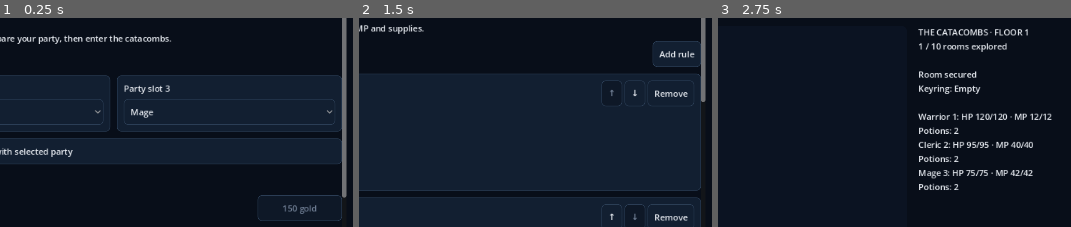
Above: before the commit, frames 1-3 (left to right).
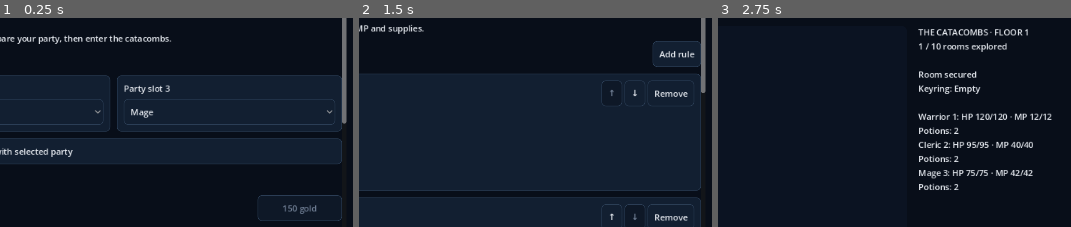
Above: after the commit, the same moments.

Repository: pjc8513-hub/the-crawl
Game: Godot game, scene res://scenes/main.tscn
Same seed, same stepped clock (60 frames per second), same inputs: the game is played once before the commit and once after it.
Inputs:
- Up to frame 1 (0.25 s): no input
- Up to frame 2 (1.5 s): click "Begin expedition with selecte…" at 0.5 s; click "Party tactics" at 1.25 s
- Up to frame 3 (2.75 s): click "Back to dungeon" at 2 s
The pictures show only the part of the screen within x 50-100%, y 21-71%; the shares and areas given below are measured in that part.

The runs differ from the first frame. In frame 1, 0.5% of the frame differs, in the area x 96-99%, y 49-87%; in frame 2, less than 0.1%; in frame 3, nothing differs.

Commit message:
mage skills

Diff:
--- a/resources/CombatSkill.gd
+++ b/resources/CombatSkill.gd
@@ -3,16 +3,17 @@
 
 @export var id: String = "attack"
 @export var display_name: String = "Attack"
-@export_enum("attack", "group_damage", "cleave", "heal", "potion", "defend") var kind: String = "attack"
+@export_enum("attack", "group_damage", "group_status", "group_flee", "cleave", "heal", "potion", "defend") var kind: String = "attack"
 @export_enum("melee", "ranged") var reach: String = "melee"
-@export_enum("physical", "fire", "spirit") var element: String = "physical"
+@export_enum("physical", "fire", "spirit", "air", "water", "earth") var element: String = "physical"
 @export var power: int = 0
 @export var variance: int = 0
 @export var mp_cost: int = 0
 @export var status_id: String = ""
 @export var status_turns: int = 0
 @export var status_potency: int = 0
+@export var status_chance: int = 100
 
 
 func is_valid() -> bool:
-	return id != "" and kind in ["attack", "group_damage", "cleave", "heal", "potion", "defend"] and reach in ["melee", "ranged"] and element in ["physical", "fire", "spirit"] and power >= 0 and variance >= 0 and mp_cost >= 0 and status_turns >= 0 and status_potency >= 0 and status_id in ["", "poison", "stun"]
+	return id != "" and kind in ["attack", "group_damage", "group_status", "group_flee", "cleave", "heal", "potion", "defend"] and reach in ["melee", "ranged"] and element in ["physical", "fire", "spirit", "air", "water", "earth"] and power >= 0 and variance >= 0 and mp_cost >= 0 and status_turns >= 0 and status_potency >= 0 and status_chance >= 0 and status_chance <= 100 and status_id in ["", "poison", "stun", "sleep", "frozen", "burn"]
--- a/resources/ItemDefinition.gd
+++ b/resources/ItemDefinition.gd
@@ -11,14 +11,16 @@
 @export var max_hp: int = 0
 @export var max_mp: int = 0
 @export var initiative: int = 0
+@export var status_chance_bonus: int = 0
+@export var freeze_thaw_penalty: int = 0
 
 
 func bonuses() -> Dictionary:
-	return {"attack": attack, "magic": magic, "armor": armor, "max_hp": max_hp, "max_mp": max_mp, "initiative": initiative}
+	return {"attack": attack, "magic": magic, "armor": armor, "max_hp": max_hp, "max_mp": max_mp, "initiative": initiative, "status_chance_bonus": status_chance_bonus, "freeze_thaw_penalty": freeze_thaw_penalty}
 
 
 func summary() -> String:
-	var labels := {"attack": "Attack", "magic": "Magic", "armor": "Armor", "max_hp": "Max HP", "max_mp": "Max MP", "initiative": "Initiative"}
+	var labels := {"attack": "Attack", "magic": "Magic", "armor": "Armor", "max_hp": "Max HP", "max_mp": "Max MP", "initiative": "Initiative", "status_chance_bonus": "Status chance", "freeze_thaw_penalty": "Freeze hold"}
 	var lines: Array[String] = []
 	for stat in bonuses():
 		var value: int = bonuses()[stat]
--- a/resources/ProgressionDefinition.gd
+++ b/resources/ProgressionDefinition.gd
@@ -10,7 +10,12 @@
 	"cleave": {"class": "warrior", "cost": 120},
 	"poison_strike": {"class": "rogue", "cost": 100},
 	"stun_strike": {"class": "rogue", "cost": 160}
+	,"freezing_wind": {"class": "mage", "cost": 120}
+	,"charming_potion": {"class": "mage", "cost": 140}
+	,"earthquake": {"class": "mage", "cost": 160}
+	,"combust": {"class": "mage", "cost": 200}
+	,"chain_lightning": {"class": "mage", "cost": 240}
 }
-@export var rank_costs: Dictionary = {"attack": 60, "heal": 80, "fireball": 100, "cleave": 100, "poison_strike": 80, "stun_strike": 100}
+@export var rank_costs: Dictionary = {"attack": 60, "heal": 80, "fireball": 100, "cleave": 100, "poison_strike": 80, "stun_strike": 100, "sleep": 100, "freezing_wind": 120, "charming_potion": 140, "earthquake": 160, "combust": 200, "chain_lightning": 240}
 @export var maximum_skill_rank: int = 3
-@export var power_per_rank: Dictionary = {"attack": 2, "heal": 4, "fireball": 3, "cleave": 3, "poison_strike": 2, "stun_strike": 2}
+@export var power_per_rank: Dictionary = {"attack": 2, "heal": 4, "fireball": 3, "cleave": 3, "poison_strike": 2, "stun_strike": 2, "sleep": 0, "freezing_wind": 2, "charming_potion": 0, "earthquake": 3, "combust": 5, "chain_lightning": 4}
--- a/scripts/ui/combat_panel.gd
+++ b/scripts/ui/combat_panel.gd
@@ -187,6 +187,7 @@
 		"damage": return "  %s takes %d damage (%d HP)." % [target, event.amount, event.hp]
 		"heal": return "  %s recovers %d HP." % [target, event.amount]
 		"defeat": return "  %s falls." % target
+		"flee": return "  %s flees." % target
 		"status": return "  %s: %s for %d turns." % [target, event.status, event.turns]
 		"skip": return "%s skips a turn: %s." % [source, event.reason]
 		"status_expired": return "%s: %s expires." % [target, event.status]
--- a/scripts/ui/hub_panel.gd
+++ b/scripts/ui/hub_panel.gd
@@ -78,7 +78,10 @@
 		var owner: String = controller.economy.skill_unlocks[skill_id]["class"]
 		_row("Unlock %s · %s" % [skills[skill_id].display_name, owner.capitalize()], "skill", skill_id)
 	for skill_id in controller.economy.rank_costs:
-		_row("%s · rank %d / %d · +%d power per rank" % [skills[skill_id].display_name, int(profile.ranks.get(skill_id, 0)), controller.economy.maximum_skill_rank, controller.economy.power_per_rank[skill_id]], "rank", skill_id)
+		var rank_effect: String = "+10% effect chance per rank" if skill_id in ["sleep", "freezing_wind", "charming_potion", "earthquake"] else "+%d power per rank" % controller.economy.power_per_rank[skill_id]
+		if skill_id in ["freezing_wind", "earthquake"]:
+			rank_effect += ", +%d power" % controller.economy.power_per_rank[skill_id]
+		_row("%s · rank %d / %d · %s" % [skills[skill_id].display_name, int(profile.ranks.get(skill_id, 0)), controller.economy.maximum_skill_rank, rank_effect], "rank", skill_id)
 
 
 func _row(label_text: String, kind: String, id: String) -> void:
--- a/scripts/ui/reward_panel.gd
+++ b/scripts/ui/reward_panel.gd
@@ -97,7 +97,7 @@
 	var recipient_id: String = recipient.get_selected_metadata()
 	var discard_id: String = discard.get_selected_metadata()
 	var actor := flow.actor_by_id(recipient_id)
-	var labels := {"attack": "Attack", "magic": "Magic", "armor": "Armor", "max_hp": "Max HP", "max_mp": "Max MP", "initiative": "Initiative"}
+	var labels := {"attack": "Attack", "magic": "Magic", "armor": "Armor", "max_hp": "Max HP", "max_mp": "Max MP", "initiative": "Initiative", "status_chance_bonus": "Status chance", "freeze_thaw_penalty": "Freeze hold"}
 	for index in range(buttons.size()):
 		var item: CrawlItemDefinition = flow.pending_offer.items[index]
 		var text := "Store in the backpack. Equip or transfer gear at camp."
--- a/systems/combat/combat_content.gd
+++ b/systems/combat/combat_content.gd
@@ -27,6 +27,12 @@
 		["cleave", "Cleave", "cleave", "melee", "physical", 8, 3],
 		["poison_strike", "Poison strike", "attack", "melee", "physical", 0, 2],
 		["stun_strike", "Stunning strike", "attack", "melee", "physical", 0, 3]
+		,["sleep", "Sleep", "group_status", "ranged", "air", 0, 5]
+		,["freezing_wind", "Freezing Wind", "group_damage", "ranged", "air", 4, 7]
+		,["charming_potion", "Charming Potion", "group_flee", "ranged", "water", 0, 9]
+		,["earthquake", "Earthquake", "group_damage", "ranged", "earth", 9, 10]
+		,["combust", "Combust", "attack", "ranged", "fire", 24, 12]
+		,["chain_lightning", "Chain Lightning", "group_damage", "ranged", "air", 18, 18]
 	]:
 		var skill := CrawlCombatSkill.new()
 		skill.id = spec[0]
@@ -43,6 +49,25 @@
 		if skill.id == "stun_strike":
 			skill.status_id = "stun"
 			skill.status_turns = 1
+		match skill.id:
+			"sleep":
+				skill.status_id = "sleep"
+				skill.status_turns = 100
+				skill.status_chance = 45
+			"freezing_wind":
+				skill.status_id = "frozen"
+				skill.status_turns = 100
+				skill.status_chance = 35
+			"earthquake":
+				skill.status_id = "stun"
+				skill.status_turns = 1
+				skill.status_chance = 30
+			"charming_potion":
+				skill.status_chance = 35
+			"combust":
+				skill.status_id = "burn"
+				skill.status_turns = 3
+				skill.status_potency = 4
 		result[skill.id] = skill
 	return result
 
@@ -69,6 +94,8 @@
 			definition.skill_ids.append("heal")
 			definition.tactics.append(rule("heal", "lowest_ally_hp_percent", 40, "heal", "lowest_hp_percent"))
 		if definition.id == "mage":
+			definition.skill_ids.append("sleep")
+			definition.tactics.append(rule("sleep", "enemy_group_count", 3, "sleep", "highest_count"))
 			definition.skill_ids.append("fireball")
 			var aoe := rule("fireball", "self_mp_percent", 35, "fireball", "highest_count")
 			aoe.min_group_count = 4
--- a/systems/combat/combat_engine.gd
+++ b/systems/combat/combat_engine.gd
@@ -77,7 +77,7 @@
 	var gold := 0
 	for group in groups:
 		for unit in group.units:
-			if not unit.alive() and unit.enemy_data != null:
+			if unit.hp <= 0 and not unit.fled and unit.enemy_data != null:
 				gold += maxi(0, unit.enemy_data.gold)
 	return gold
 
@@ -102,11 +102,16 @@
 	var stunned := false
 	for status_id in actor.statuses.keys():
 		var status: Dictionary = actor.statuses[status_id]
-		if status_id == "poison":
-			_damage(actor, maxi(0, int(status.potency)), "status:poison", "poison")
-		elif status_id == "stun":
+		if status_id in ["poison", "burn"]:
+			_damage(actor, maxi(0, int(status.potency)), "status:poison", status_id)
+		elif status_id in ["stun", "sleep", "frozen"]:
 			stunned = true
-		status.turns -= 1
+		if status_id == "frozen" and rng.randf() < float(maxi(0, 50 - int(status.potency))) / 100.0:
+			actor.statuses.erase(status_id)
+			_emit("status_expired", {"target": actor.id, "status": status_id})
+			continue
+		if status_id not in ["sleep", "frozen"]:
+			status.turns -= 1
 		if status.turns <= 0:
 			actor.statuses.erase(status_id)
 			_emit("status_expired", {"target": actor.id, "status": status_id})
@@ -136,7 +141,7 @@
 		if healing:
 			if target.hp < target.max_hp:
 				result.append(target)
-		elif skill.reach == "ranged" or ROWS[target.row] == nearest:
+		elif (skill.reach == "ranged" or ROWS[target.row] == nearest) and not (skill.id == "sleep" and target.statuses.has("sleep")):
 			result.append(target)
 	return result
 
@@ -276,7 +281,7 @@
 		_emit("heal", {"actor": actor.id, "target": target.id, "amount": healed, "hp": target.hp})
 	else:
 		var targets: Array[CrawlCombatant] = [target]
-		if skill.kind in ["group_damage", "cleave"]:
+		if skill.kind in ["group_damage", "group_status", "group_flee", "cleave"]:
 			targets.clear()
 			targets.append(target)
 			for unit in actors:
@@ -284,13 +289,18 @@
 					targets.append(unit)
 		var cleave_remaining := _power(actor, skill) if skill.kind == "cleave" else 0
 		for unit in targets:
+			if skill.kind == "group_flee":
+				if unit.enemy_data != null and unit.enemy_data.can_flee and not _resists(unit, skill.element) and rng.randi_range(1, 100) <= mini(100, int(unit.enemy_data.flee_chance * 100.0) + skill.status_chance + actor.status_chance_bonus):
+					unit.fled = true
+					_emit("flee", {"actor": actor.id, "target": unit.id})
+				continue
 			var raw := cleave_remaining if skill.kind == "cleave" else _power(actor, skill)
 			var damage := _mitigated(unit, skill, raw)
-			var dealt := _damage(unit, damage, actor.id, skill.id)
+			var dealt := _damage(unit, damage, actor.id, skill.id) if skill.kind != "group_status" else 0
 			if skill.kind == "cleave":
 				cleave_remaining = maxi(0, damage - dealt)
-			if unit.alive() and skill.status_id != "" and skill.status_turns > 0:
-				unit.statuses[skill.status_id] = {"turns": skill.status_turns, "potency": skill.status_potency}
+			if unit.alive() and skill.status_id != "" and skill.status_turns > 0 and not (skill.status_id == "sleep" and unit.statuses.has("sleep")) and not _resists(unit, skill.element) and rng.randi_range(1, 100) <= mini(100, skill.status_chance + actor.status_chance_bonus):
+				unit.statuses[skill.status_id] = {"turns": skill.status_turns, "potency": actor.freeze_thaw_penalty if skill.status_id == "frozen" else skill.status_potency}
 				_emit("status", {"actor": actor.id, "target": unit.id, "status": skill.status_id, "turns": skill.status_turns})
 			if skill.kind == "cleave" and (unit.alive() or cleave_remaining <= 0):
 				break
@@ -306,14 +316,22 @@
 	var value := maxi(0, raw - (target.armor if skill.element == "physical" else 0))
 	if target.defending:
 		value = floori(value / 2.0)
-	if target.enemy_data != null:
-		var resisted: bool = target.enemy_data.resist_physical if skill.element == "physical" else target.enemy_data.resist_fire if skill.element == "fire" else target.enemy_data.resist_spirit
-		if resisted:
-			value = floori(value / 2.0)
+	if _resists(target, skill.element):
+		value = floori(value / 2.0)
 	return value
 
 
+func _resists(target: CrawlCombatant, element: String) -> bool:
+	return target.enemy_data != null and bool(target.enemy_data.get("resist_" + element))
+
+
 func _damage(target: CrawlCombatant, amount: int, source: String, skill_id: String) -> int:
+	if target.statuses.has("sleep") and amount > 0:
+		amount = floori(amount * 1.5)
+		target.statuses.erase("sleep")
+		_emit("status_expired", {"target": target.id, "status": "sleep"})
+	if target.statuses.has("burn") and amount > 0 and skill_id != "burn":
+		amount = floori(amount * 1.2)
 	var dealt := mini(target.hp, maxi(0, amount))
 	target.hp -= dealt
 	_emit("damage", {"actor": source, "target": target.id, "skill": skill_id, "amount": dealt, "hp": target.hp})
--- a/systems/combat/combatant.gd
+++ b/systems/combat/combatant.gd
@@ -20,12 +20,15 @@
 var tactics: Array[CrawlTacticRule] = []
 var statuses: Dictionary = {} # ID -> {turns, potency}; tick at start of owner's turn.
 var defending: bool = false
+var fled: bool = false
+var status_chance_bonus: int = 0
+var freeze_thaw_penalty: int = 0
 var enemy_data: EnemyResource
 var equipment: Dictionary = {} # Slot -> immutable ItemDefinition; inventory owns instances.
 
 
 func alive() -> bool:
-	return hp > 0
+	return hp > 0 and not fled
 
 
 func hp_percent() -> float:
--- a/systems/loot/room_flow.gd
+++ b/systems/loot/room_flow.gd
@@ -26,7 +26,9 @@
 		["ward_mail", "Ward Mail", "armor", "Reinforced links for a sturdier defender.", {"armor": 2, "max_hp": 12}],
 		["bloodstone", "Bloodstone Charm", "charm", "A deep reserve of vitality.", {"max_hp": 20}],
 		["focus", "Focus Charm", "charm", "A talisman for longer spell rotations.", {"max_mp": 10, "magic": 2}],
-		["swift_blade", "Swift Blade", "weapon", "Strike harder and earlier in the round.", {"attack": 3, "initiative": 2}]
+		["swift_blade", "Swift Blade", "weapon", "Strike harder and earlier in the round.", {"attack": 3, "initiative": 2}],
+		["winter_staff", "Winter Staff", "weapon", "Improves control spells and keeps enemies frozen.", {"magic": 2, "status_chance_bonus": 15, "freeze_thaw_penalty": 20}],
+		["glacial_charm", "Glacial Charm", "charm", "Can hold frozen enemies indefinitely when paired with Winter Staff.", {"freeze_thaw_penalty": 30}]
 	]:
 		var item := CrawlItemDefinition.new()
 		item.id = spec[0]
--- a/systems/progression/progression_catalog.gd
+++ b/systems/progression/progression_catalog.gd
@@ -29,6 +29,8 @@
 	var definition := CrawlProgressionDefinition.new()
 	for skill_id in profile.ranks:
 		result[skill_id].power += int(profile.ranks[skill_id]) * int(definition.power_per_rank[skill_id])
+		if skill_id in ["sleep", "freezing_wind", "charming_potion", "earthquake"]:
+			result[skill_id].status_chance = mini(100, result[skill_id].status_chance + 10 * int(profile.ranks[skill_id]))
 	return result
 
 
@@ -59,7 +61,8 @@
 		for skill_id in profile.skills:
 			if unlocks[skill_id]["class"] == class_id:
 				actor.known_skills.append(skill_id)
-				var rule := CrawlCombatContent.rule("unlocked:" + skill_id, "enemy_group_count", 3 if skill_id == "cleave" else 1, skill_id, "highest_count" if skill_id == "cleave" else "lowest_hp")
+				var grouped: bool = skill_id in ["cleave", "freezing_wind", "charming_potion", "earthquake", "chain_lightning"]
+				var rule := CrawlCombatContent.rule("unlocked:" + skill_id, "enemy_group_count", 3 if grouped else 1, skill_id, "highest_count" if grouped else "lowest_hp")
 				actor.tactics.insert(maxi(0, actor.tactics.size() - 1), rule)
 		if profile.presets.has(class_id):
 			actor.tactics.clear()
--- a/systems/progression/run_codec.gd
+++ b/systems/progression/run_codec.gd
@@ -25,6 +25,9 @@
 	for field in ACTOR_NUMBERS + ACTOR_STRINGS:
 		result[field] = actor.get(field)
 	result["defending"] = actor.defending
+	result["fled"] = actor.fled
+	result["status_chance_bonus"] = actor.status_chance_bonus
+	result["freeze_thaw_penalty"] = actor.freeze_thaw_penalty
 	result["statuses"] = actor.statuses.duplicate(true)
 	result["known_skills"] = actor.known_skills.duplicate()
 	result["tactics"] = []
@@ -40,6 +43,7 @@
 	for field in ACTOR_STRINGS:
 		if not data.get(field) is String or data[field].length() > 150: return "Invalid actor identity."
 	if data.id == "" or data.group_id == "" or data.side not in ["party", "enemy"] or data.row not in ["Front", "Middle", "Back"] or data.max_hp < 1 or data.hp > data.max_hp or data.mp > data.max_mp or not data.get("defending") is bool: return "Invalid actor resources or formation."
+	if not data.get("fled", false) is bool or not CrawlProgressionCatalog.integer(data.get("status_chance_bonus", 0), 0, 1000) or not CrawlProgressionCatalog.integer(data.get("freeze_thaw_penalty", 0), 0, 1000): return "Invalid actor effect bonuses."
 	if not data.get("known_skills") is Array or data.known_skills.size() > 16: return "Invalid learned skills."
 	for id in data.known_skills:
 		if not id is String or not CrawlCombatContent.skills().has(id): return "Unknown learned skill."
@@ -58,6 +62,9 @@
 	for field in ACTOR_STRINGS:
 		actor.set(field, data[field])
 	actor.defending = data.defending
+	actor.fled = data.get("fled", false)
+	actor.status_chance_bonus = int(data.get("status_chance_bonus", 0))
+	actor.freeze_thaw_penalty = int(data.get("freeze_thaw_penalty", 0))
 	actor.statuses = data.statuses.duplicate(true)
 	for id in data.known_skills: actor.known_skills.append(id)
 	for rule in data.tactics: actor.tactics.append(CrawlProgressionCatalog.unpack_rule(rule))
@@ -296,10 +303,10 @@
 	engine.round_index = int(data.round)
 	engine.events.clear()
 	for event in data.events:
-		if not event is Dictionary or event.get("type") not in ["round", "action", "damage", "heal", "defeat", "status", "skip", "status_expired", "comp …(179 unchanged characters)…
+		if not event is Dictionary or event.get("type") not in ["round", "action", "damage", "heal", "defeat", "flee", "status", "skip", "status_expired", "comp …(179 unchanged characters)…
 		var type: String = event.type
-		if type in ["action", "damage", "heal", "defeat", "status", "skip"] and (not event.get("actor") is String or (not ids.has(event.actor) and event.actor != "status:poison")): return "Unknown event source."
-		if type in ["action", "damage", "heal", "defeat", "status", "status_expired"] and not ids.has(event.get("target")): return "Unknown event target."
+		if type in ["action", "damage", "heal", "defeat", "flee", "status", "skip"] and (not event.get("actor") is String or (not ids.has(event.actor) and event.actor != "status:poison")): return "Unknown event source."
+		if type in ["action", "damage", "heal", "defeat", "flee", "status", "status_expired"] and not ids.has(event.get("target")): return "Unknown event target."
 		if type == "action" and not engine.skills.has(event.get("skill")): return "Unknown event skill."
 		if type in ["damage", "heal"] and (not CrawlProgressionCatalog.integer(event.get("amount"), 0, 100000) or not CrawlProgressionCatalog.integer(event.get("hp"), 0, 100000)): return "Invalid event amount."
 		if type in ["status", "status_expired"] and not event.get("status") is String: return "Invalid status event."
Not shown, added: tests/test_progression_ui.gd.uid
Not shown, added: docs/MAGE_SKILLS.md
